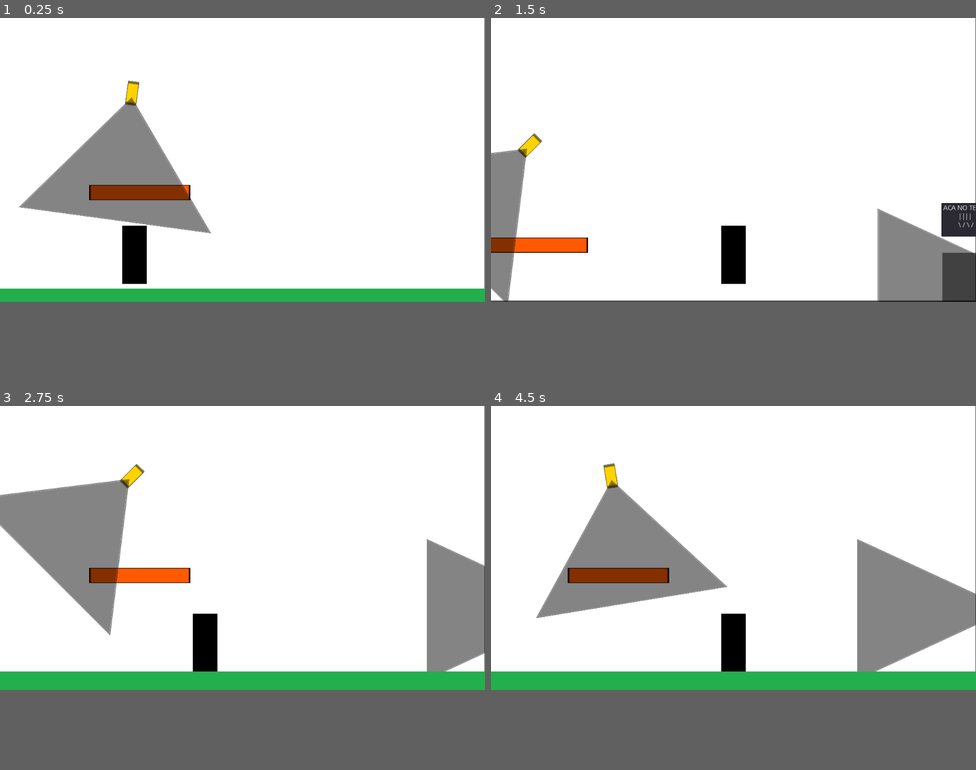
Above: before the commit, frames 1-4 (two rows, left to right).
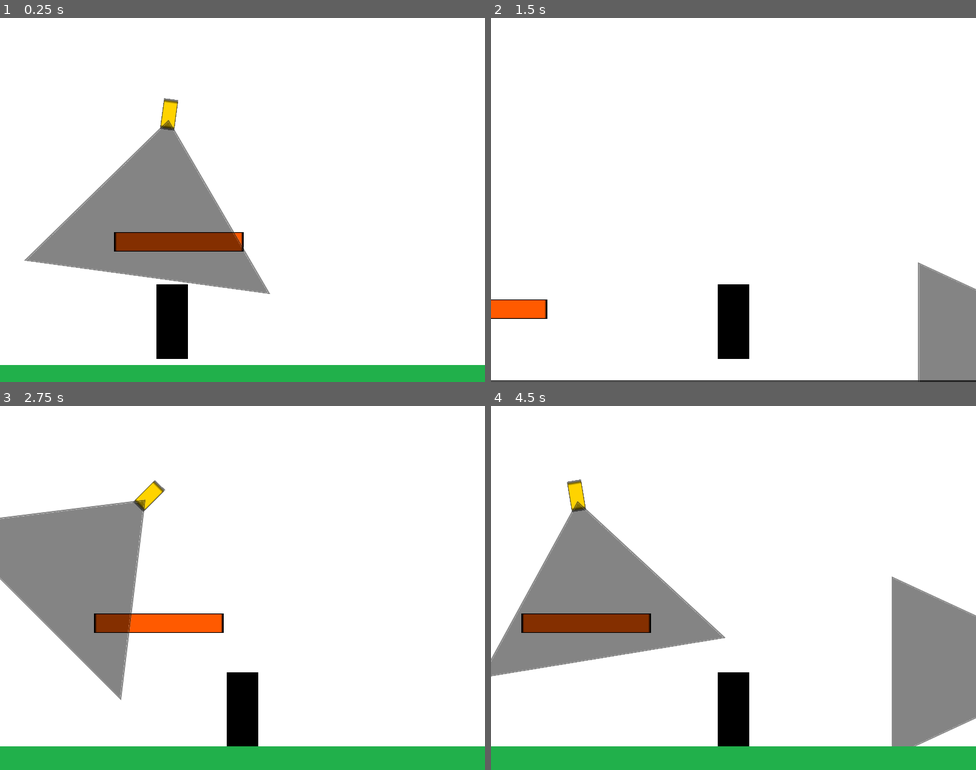
Above: after the commit, the same moments.

Repository: amuroBosetti/firulais-boss
Game: Godot game, scene res://Main.tscn
Same seed, same stepped clock (60 frames per second), same inputs: the game is played once before the commit and once after it.
Inputs:
- Up to frame 1 (0.25 s): no input
- Up to frame 2 (1.5 s): hold Right (move_right) from 0.53 s (still down); tap W (jump) at 0.77 s
- Up to frame 3 (2.75 s): tap W (jump) at 1.52 s; release Right (move_right) at 2.03 s; hold A (move_left) from 2.03 s (still down)
- Up to frame 4 (4.5 s): release A (move_left) at 2.78 s; hold Right (move_right) 2.78-4.28 s; tap W (jump) at 3.02, 3.77 s; hold A (move_left) from 4.28 s (still down)
The window is 800x468 before the commit and 800x600 after it. Grey fills any space a smaller window leaves; there, only what the larger window draws over its background counts as a difference.

The runs differ from the first frame. In frame 1, 22% of the frame differs, in the area x 0-100%, y 0-100%; in frame 2, 13%; in frame 3, 26%; in frame 4, 32%.

Commit message:
Cambia resolucion del proyecto

Diff:
--- a/project.godot
+++ b/project.godot
@@ -23,6 +23,10 @@
 config/name="Ipv-museo"
 run/main_scene="res://Main.tscn"
 config/icon="res://icon.png"
+
+[display]
+
+window/size/width=800
 
 [input]
 
